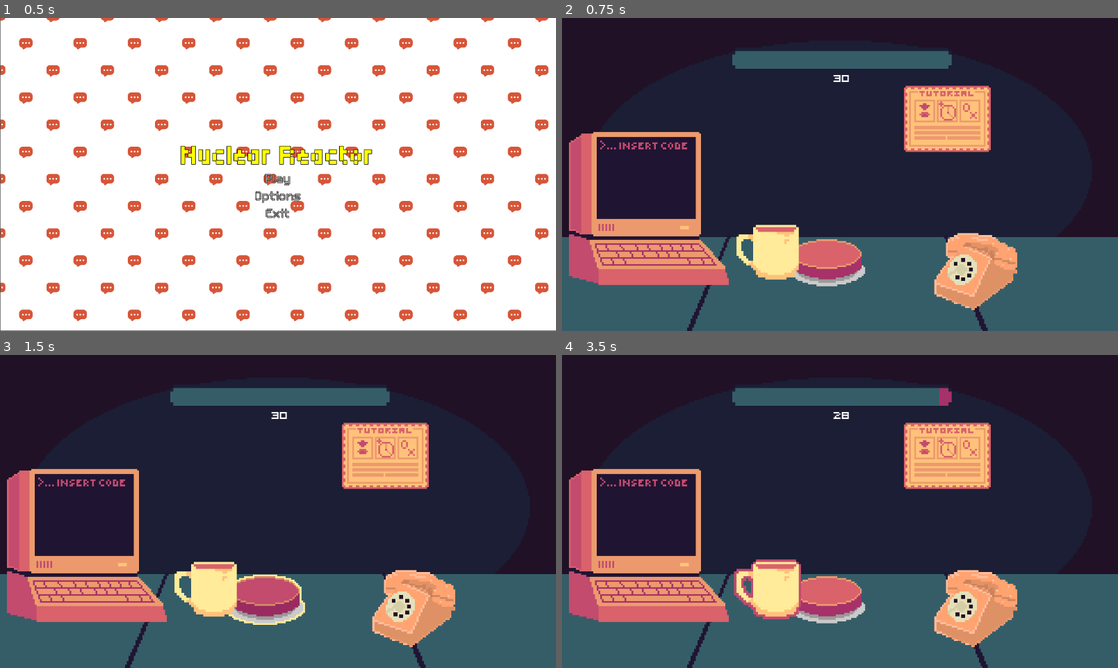
Above: before the commit, frames 1-4 (two rows, left to right).
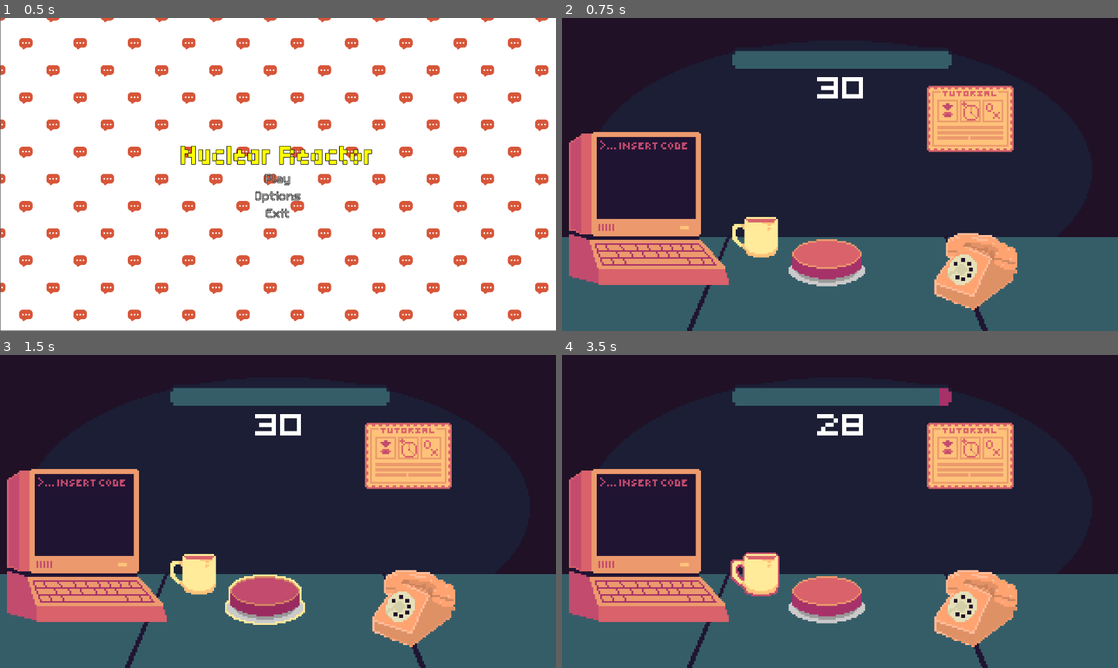
Above: after the commit, the same moments.

Repository: EroAxe/GMTK-2026-CICD-Test
Game: Godot game, scene res://Scenes/main_menu.tscn
The game is run twice, just before and just after one commit, with the same random seed, the same clock (stepped at 60 frames per second) and the same inputs. Sound files missing from this copy of the repository are replaced by a short silence.
Inputs (mouse positions are in pixels of both pictures, inside the frame that each line leads up to; where the layout moved, square brackets give the same spot in the first picture):
- Up to frame 1 (0.5 s): no input
- Up to frame 2 (0.75 s): click "Play" at 0.5 s
- Up to frame 3 (1.5 s): click (266, 599) at 1.25 s
- Up to frame 4 (3.5 s): click (650, 545) at 2 s; click (756, 574) [767, 589] at 2.75 s

Frame 1 is identical in both runs. In frame 2, 4.4% of the frame differs, in the area x 30-82%, y 18-84%; in frame 3, 4.4%; in frame 4, 4.8%, in the area x 30-82%, y 18-85%.

Commit message:
Quick Merge Cleanup

Diff:
--- a/Scenes/prototype.tscn
+++ b/Scenes/prototype.tscn
@@ -10,7 +10,6 @@
 [ext_resource type="Texture2D" uid="uid://cu5nfgyncnciy" path="res://Assets/ProgressBar/OutLine.png" id="6_k3dp0"]
 [ext_resource type="Texture2D" uid="uid://wxkpfe45pxih" path="res://Assets/ProgressBar/GreenBar.png" id="7_ma1ii"]
 [ext_resource type="Texture2D" uid="uid://c6q7nojyif411" path="res://Assets/Computer_and_screens/computerleft.webp" id="9_fixtb"]
-[ext_resource type="FontFile" uid="uid://br60m0bx163ec" path="res://Assets/Fonts/Tiny5-Regular.ttf" id="9_p8x32"]
 [ext_resource type="FontFile" uid="uid://cd56rc38eaf7m" path="res://Assets/Fonts/QuinqueFive.ttf" id="10_baih7"]
 [ext_resource type="Texture2D" uid="uid://wfajhnw8vkqj" path="res://Assets/Computer_and_screens/computerlefthover.webp" id="10_xnjhx"]
 [ext_resource type="AudioStream" uid="uid://cseuvkw6d4yua" path="res://Assets/Music/jam song.mp3" id="12_7dhkk"]
@@ -25,6 +24,7 @@
 [sub_resource type="LabelSettings" id="LabelSettings_nf0d8"]
 line_spacing = 3.82
 font = ExtResource("10_baih7")
+font_size = 48
 
 [node name="Prototype" type="Node" unique_id=146384088]
 script = ExtResource("1_3mrnv")
@@ -83,11 +83,15 @@
 
 [node name="CountDownLabel" type="Label" parent="UI/VBoxContainer" unique_id=85120924]
 unique_name_in_owner = true
+custom_minimum_size = Vector2(110, 35)
 layout_mode = 2
 size_flags_horizontal = 4
-size_flags_vertical = 2
-text = "0"
+size_flags_vertical = 3
+offset_transform_scale = Vector2(2, 2)
+text = "20"
 label_settings = SubResource("LabelSettings_nf0d8")
+horizontal_alignment = 1
+vertical_alignment = 1
 
 [node name="Computer" type="TextureButton" parent="UI" unique_id=132555774]
 layout_mode = 0
@@ -106,6 +110,7 @@
 [node name="CanvasLayer" type="CanvasLayer" parent="." unique_id=236084694]
 
 [node name="Dialog" parent="CanvasLayer" unique_id=1292115522 instance=ExtResource("18_044ci")]
+visible = false
 
 [node name="MusicPlayer" type="AudioStreamPlayer2D" parent="." unique_id=380708460]
 stream = ExtResource("12_7dhkk")
@@ -125,10 +130,10 @@
 bus = &"Game_sound"
 
 [node name="TextureButton" type="TextureButton" parent="." unique_id=1718735615]
-offset_left = 396.0
-offset_top = 459.0
-offset_right = 436.0
-offset_bottom = 499.0
+offset_left = 388.0
+offset_top = 446.0
+offset_right = 417.25
+offset_bottom = 475.25
 scale = Vector2(4, 4)
 texture_normal = ExtResource("15_2mp60")
 texture_hover = ExtResource("16_40fcm")
@@ -141,7 +146,7 @@
 frame_progress = 0.0
 
 [node name="TutorialPoster" type="Sprite2D" parent="." unique_id=429819440]
-position = Vector2(887, 232)
+position = Vector2(940, 232)
 scale = Vector2(4, 4)
 texture = ExtResource("6_40fcm")
 
--- a/project.godot
+++ b/project.godot
@@ -18,6 +18,7 @@
 [audio]
 
 buses/default_bus_layout="uid://dfg7mgunc68uh"
+
 [autoload]
 
 EventBus="*uid://drrcb8hfi503r"
